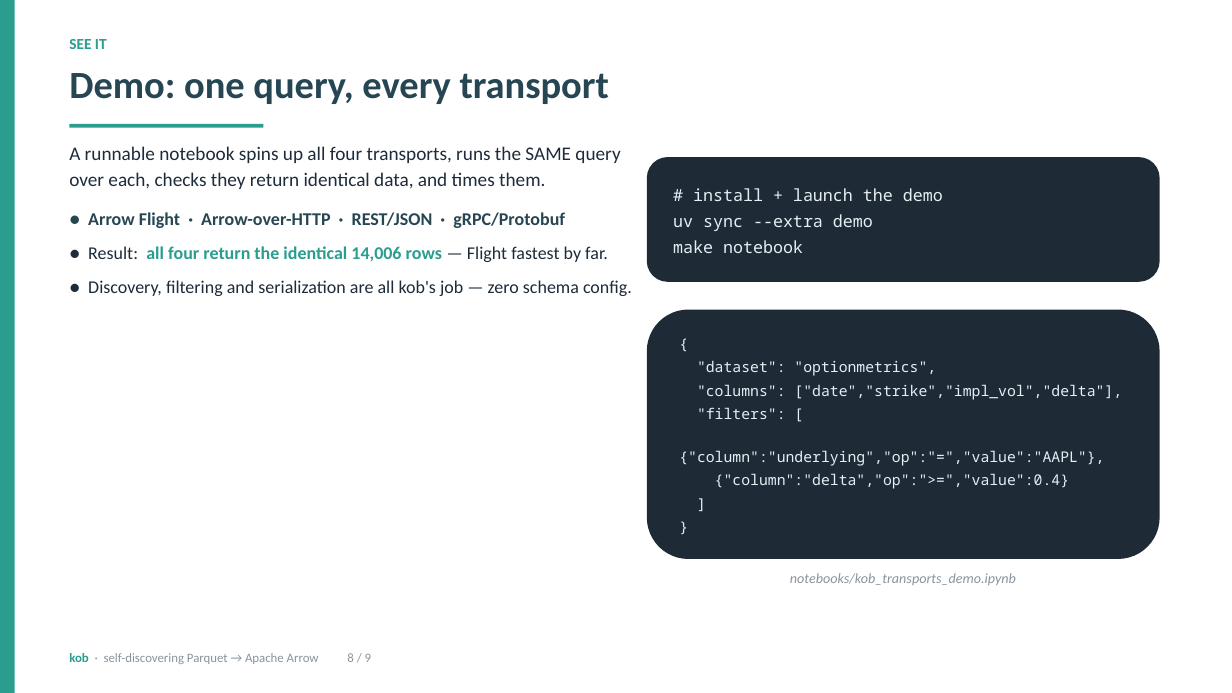
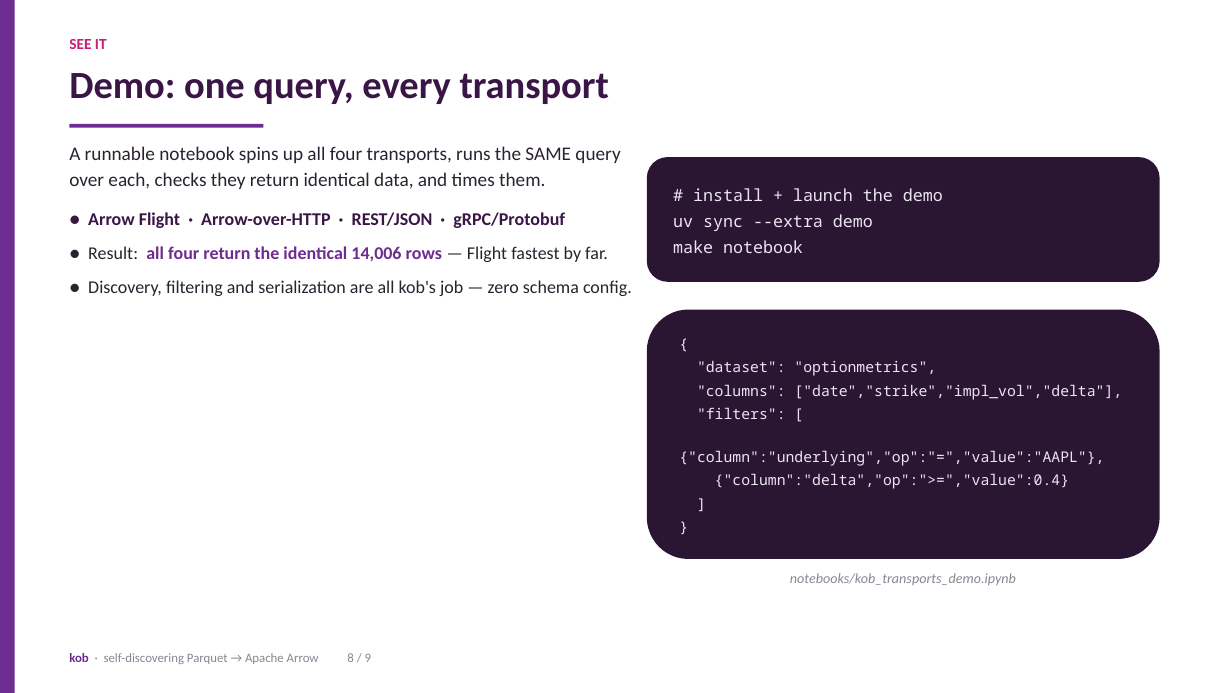
Before and after one commit to iyedexe/kob, a slide deck: slide 8 of presentation/kob.pptx. Drawn at 1232x693 pixels with LibreOffice and Linux fonts; fonts in the diff are those of the drawing. Boxes give left, top, right and bottom in pixels: in the first picture for what was removed or moved away, otherwise in the second. Text is boxed around its words. In the diff, an @@ line names an element or a change of style, - is before the commit and + after.

```diff
--- a/presentation/kob.pptx
+++ b/presentation/kob.pptx
@@ rectangle at [0,0,15,693]: fill #2A9D8F to #6D2C8F @@
@@ text "SEE IT" at [69,39,107,49]: text colour #2A9D8F to #C71E7A @@
@@ text "Demo: one query, every transport" at [69,73,609,104]: text colour #264653 to #3A1647 @@
@@ text "A runnable notebook spins up ..." at [69,146,632,296]: text colour #1D2B3A to #2B2230 in "A runnable notebook spins up all four ...", "● Result: — Flight fastest by far.", "● Discovery, filtering and serialization are all ..."; text colour #264653 to #3A1647 in "● Arrow Flight · Arrow-over-HTTP · REST/JSON ..."; text colour #2A9D8F to #6D2C8F in "all four return the identical 14,006 rows" @@
@@ rectangle at [69,124,263,128]: fill #2A9D8F to #6D2C8F @@
@@ rounded rectangle "# install + launch the ..." at [647,157,1160,282]: text colour #E6EDF3 to #ECE3F2; fill #1E2A36 to #2A1633 @@
@@ rounded rectangle "{" at [647,310,1160,559]: text colour #E6EDF3 to #ECE3F2; fill #1E2A36 to #2A1633 @@
@@ text "kob · self-discovering Parquet → ..." at [69,653,371,664]: text colour #2A9D8F to #6D2C8F in "kob"; text colour #8A949E to #8A8692 @@
```
Also in this commit, not shown: 8 other slides changed, 3 other files.
